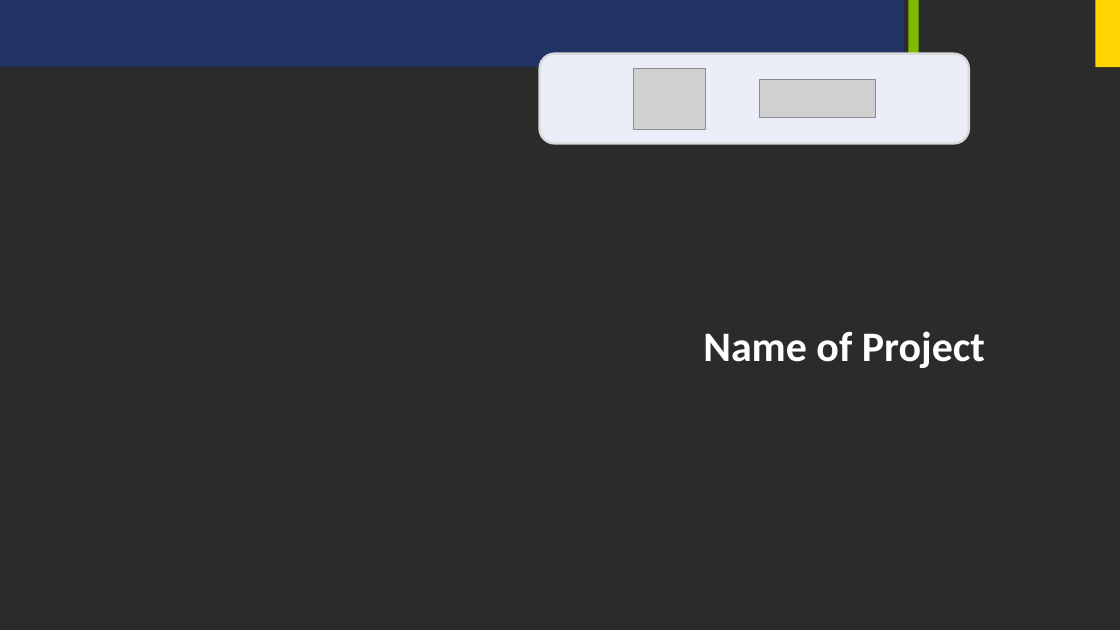
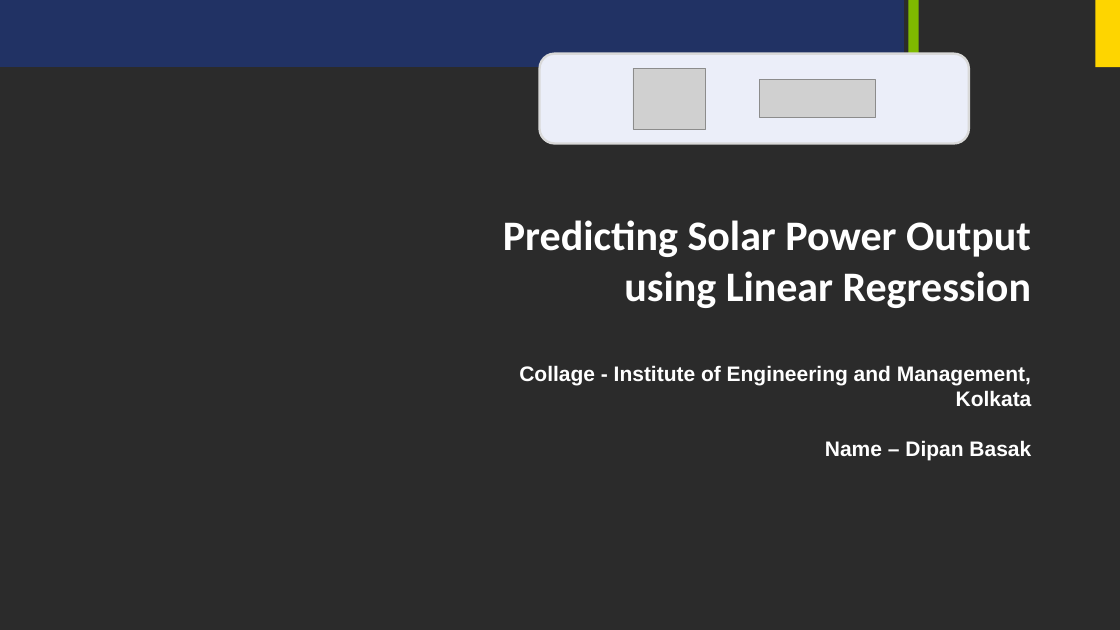
Before and after one commit to Dipan46/Predicting-Solar-Power-Output-using-Linear-Regression, a slide deck: slide 1 of ppt/Project_PPT.pptx. Drawn at 1120x630 pixels with LibreOffice and Linux fonts; fonts in the diff are those of the drawing; grey boxes stand for pictures; background and template pictures are left out; a plain dark background stands for a picture behind light text. Boxes give left, top, right and bottom in pixels: in the first picture for what was removed or moved away, otherwise in the second. Text is boxed around its words. In the diff, an @@ line names an element or a change of style, - is before the commit and + after.

Commit message:
added ppt

```diff
--- a/ppt/Project_PPT.pptx
+++ b/ppt/Project_PPT.pptx
@@ text at <box>503,220,1032,461</box>: text changed; size 36 to 18 pt; font Calibri to Arial @@
-Name of Project
+Predicting Solar Power Output using Linear Regression
+Collage - Institute of Engineering and Management, Kolkata
+Name – Dipan Basak
```
Also in this commit, not shown: 2 other slides changed, 5 slides added, 5 slides removed.
